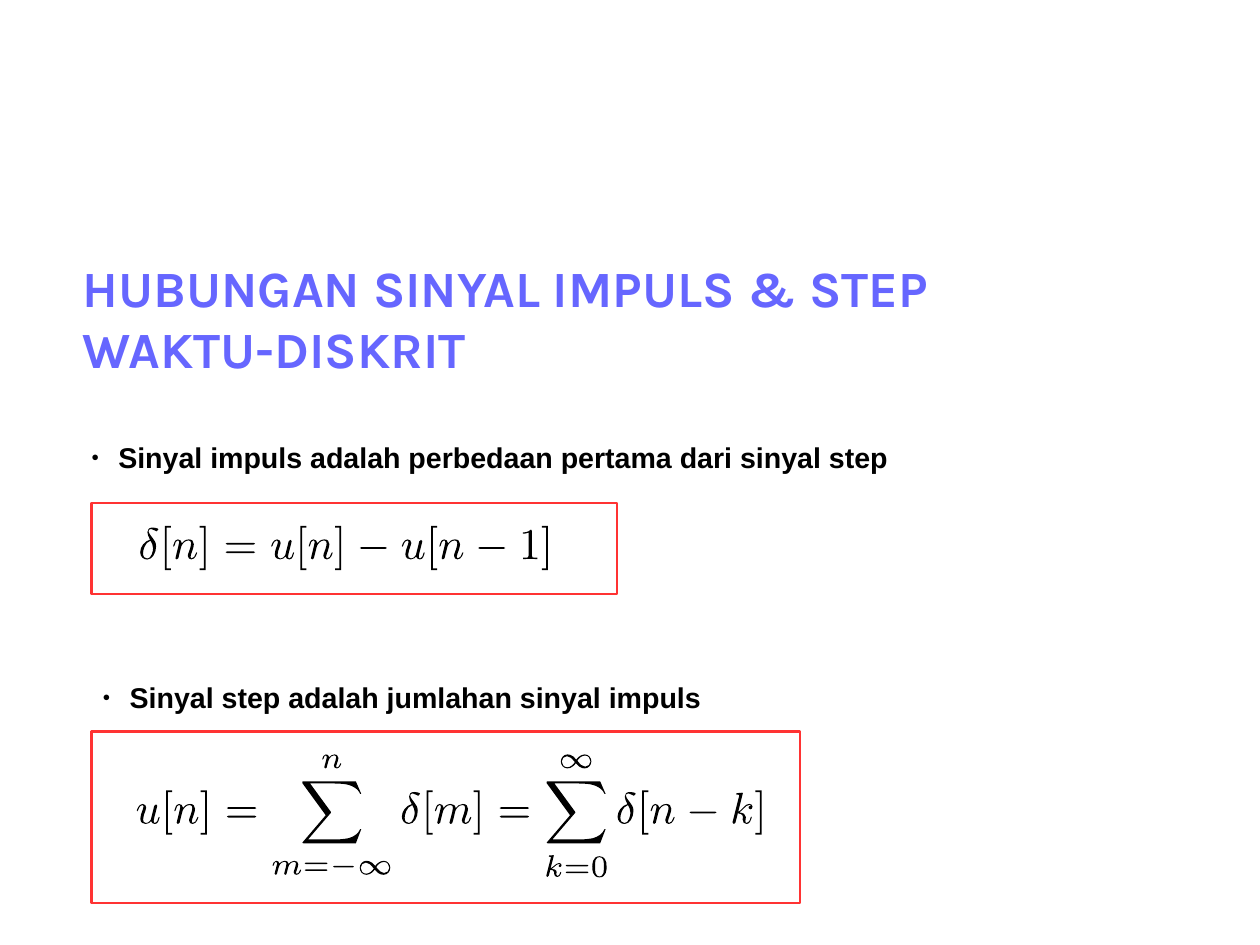
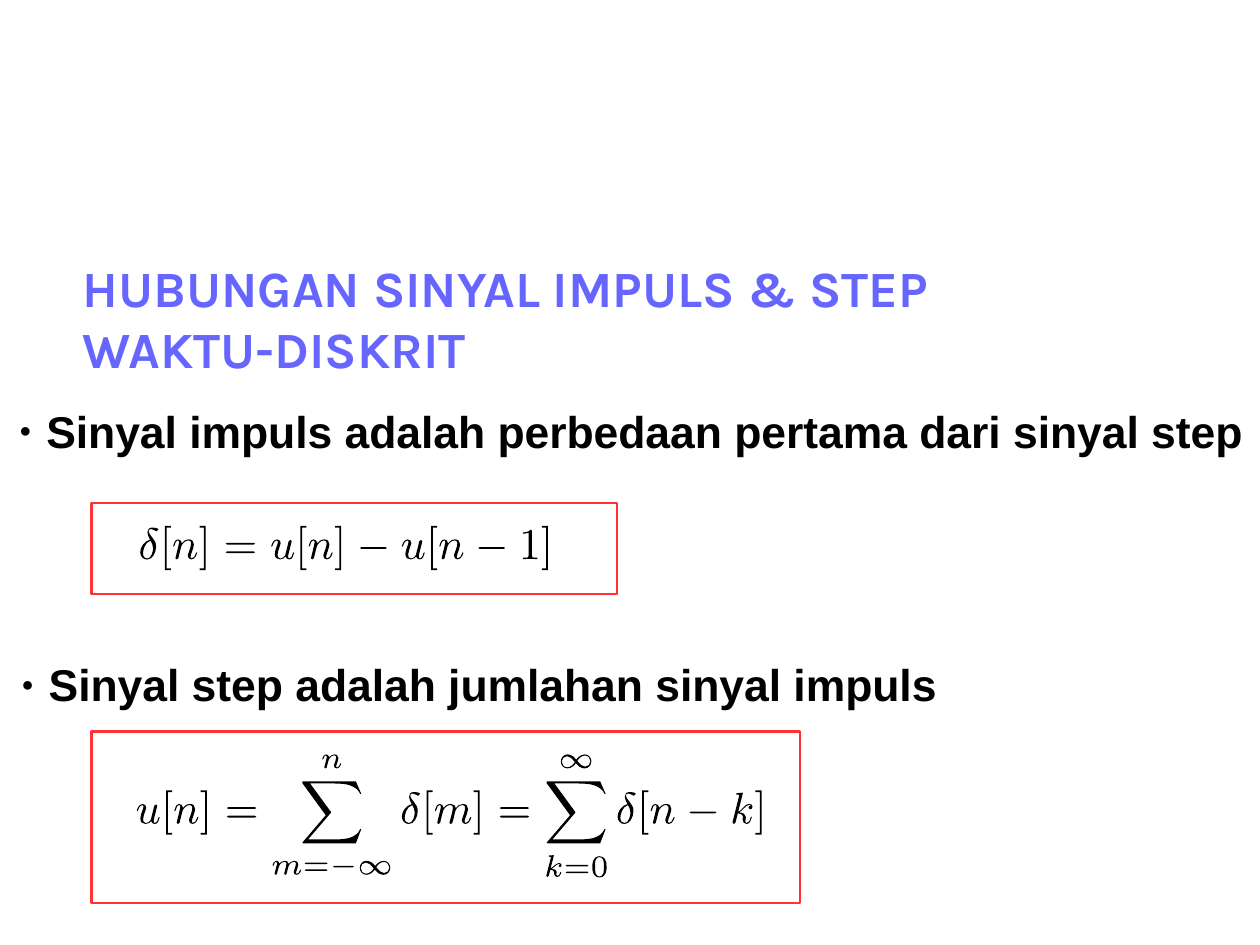
Before and after one commit to bagustris/sinyalsistem, a slide deck: slide 31 of slides/Lect1_SinyalSistem.odp. Drawn at 1260x945 pixels with LibreOffice and Linux fonts; fonts in the diff are those of the drawing; background and template pictures are left out. Boxes give left, top, right and bottom in pixels: in the first picture for what was removed or moved away, otherwise in the second. Text is boxed around its words. In the diff, an @@ line names an element or a change of style, - is before the commit and + after.

```diff
--- a/slides/Lect1_SinyalSistem.odp
+++ b/slides/Lect1_SinyalSistem.odp
@@ text "Sinyal impuls adalah perbedaan pertama ..." at (46,415,1242,457): size 18 to 28 pt @@
@@ text "Sinyal impuls adalah perbedaan pertama ...": place and size @@
-text "Sinyal impuls adalah perbedaan pertama ..." at (118,447,888,474)
+text "Sinyal impuls adalah perbedaan pertama ..." at (46,415,1242,457)
@@ text "Sinyal step adalah jumlahan sinyal ...": place and size @@
-text "Sinyal step adalah jumlahan sinyal ..." at (130,687,701,714)
+text "Sinyal step adalah jumlahan sinyal ..." at (49,668,936,711)
@@ text "Sinyal step adalah jumlahan sinyal ..." at (49,668,936,711): size 18 to 28 pt @@
```
Also in this commit, not shown: 32 other slides changed, 6 slides added, 7 slides removed, 54 other files.
